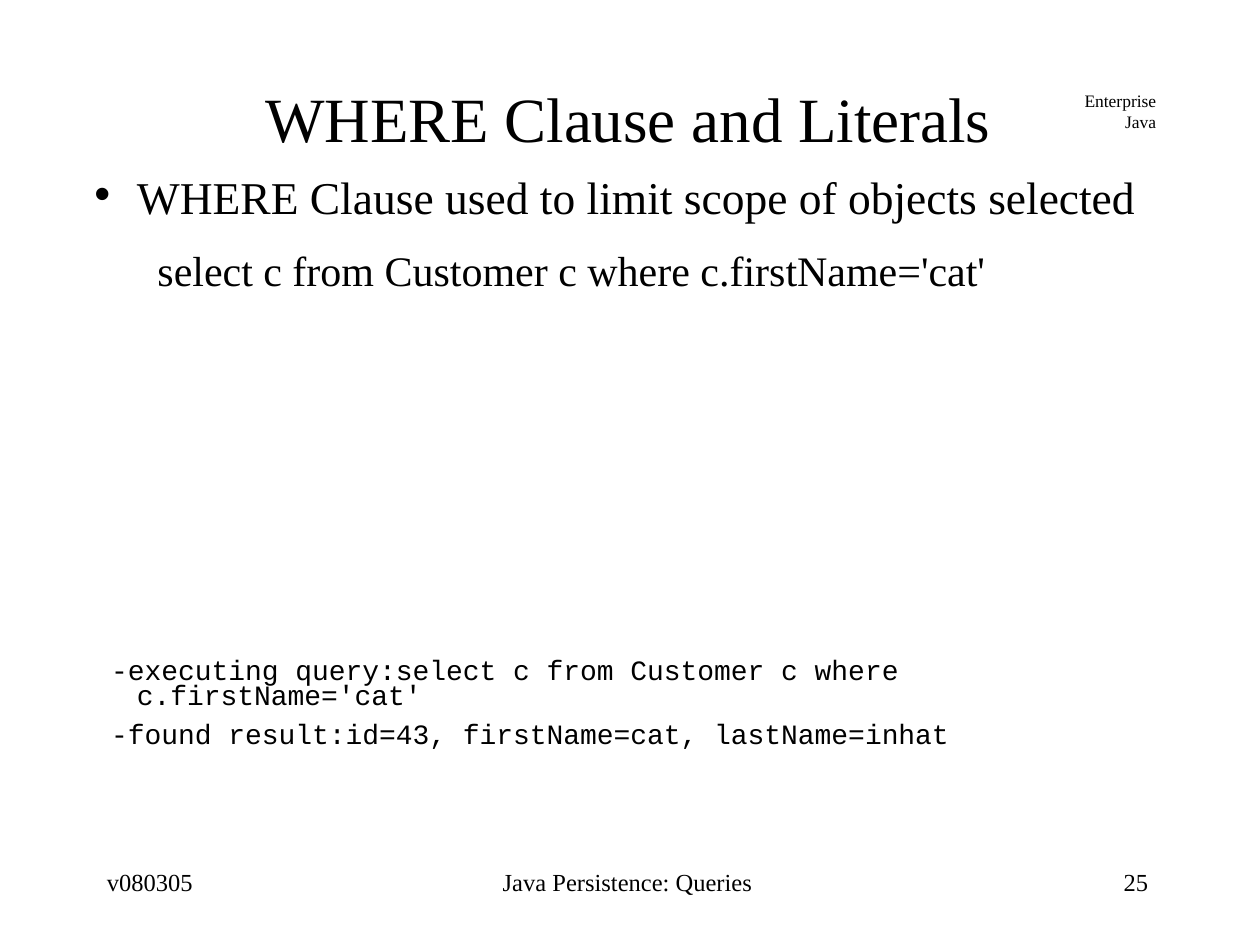
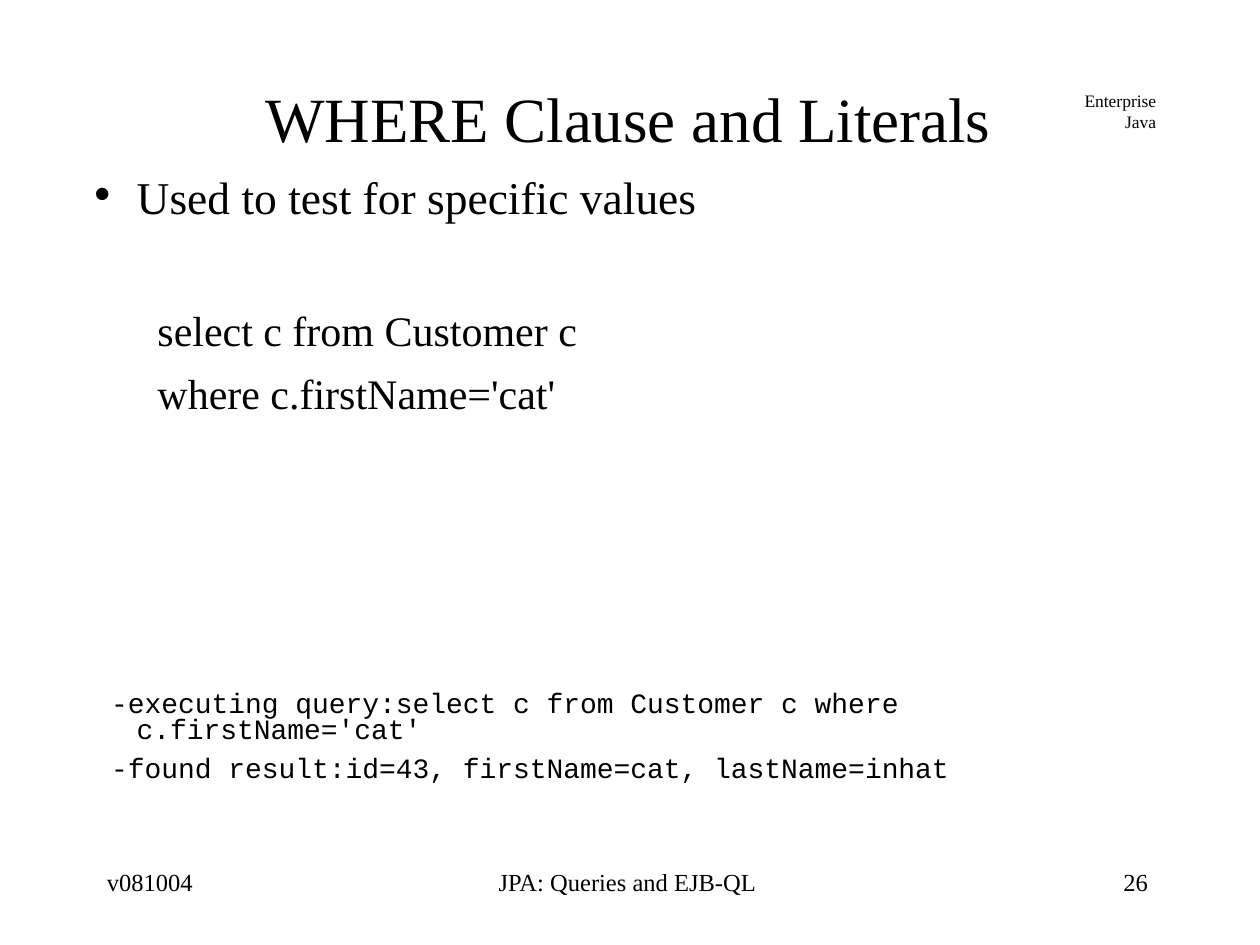
Before and after one commit to jcstaff/ejava-javaee, a slide deck: slide 26 of ormEJBQL/src/site/resources/lectures/ormEJBQL.ppt (slide 25 before the commit). Drawn at 1260x945 pixels with LibreOffice and Linux fonts; fonts in the diff are those of the drawing. Boxes give left, top, right and bottom in pixels: in the first picture for what was removed or moved away, otherwise in the second. Text is boxed around its words. In the diff, an @@ line names an element or a change of style, - is before the commit and + after.

```diff
--- a/ormEJBQL/src/site/resources/lectures/ormEJBQL.ppt
+++ b/ormEJBQL/src/site/resources/lectures/ormEJBQL.ppt
@@ text at bbox=[137, 182, 696, 410]: text changed; size 26 to 24 pt @@
-• WHERE Clause used to limit scope of objects selected
-  select c from Customer c where c.firstName='cat'
+• Used to test for specific values
+  select c from Customer c
+  where c.firstName='cat'
@@ text at bbox=[107, 874, 193, 892]: text changed @@
-v080305
+v081004
@@ text at bbox=[499, 874, 756, 895]: text changed @@
-Java Persistence: Queries
+JPA: Queries and EJB-QL
@@ page number at bbox=[1123, 874, 1148, 892]: text changed @@
-25
+26
```
Also in this commit, not shown: 32 other slides changed, 21 slides added, 6 other files.
